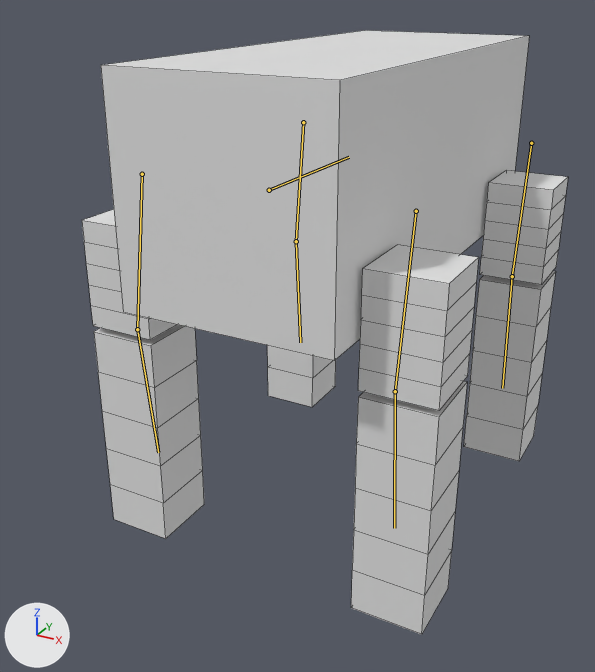
An edit to the FBX model Assets/import/raw 3d/doggy_Unity.fbx, drawn before and after from the same camera.
One viewpoint serves both versions: a 50 mm camera at (0.888, -1.948, 1.363) aimed at (-0.075, -0.197, 0.487). Lighting does not change. The marker at lower left points along +X, +Y and +Z. Both versions are drawn at frame 1 of the action 'StandUp'; the numbers are the values there. The bones that change are drawn over the model as lines. Mesh edges are drawn as thin lines.

The first picture shows 'cube dog'.
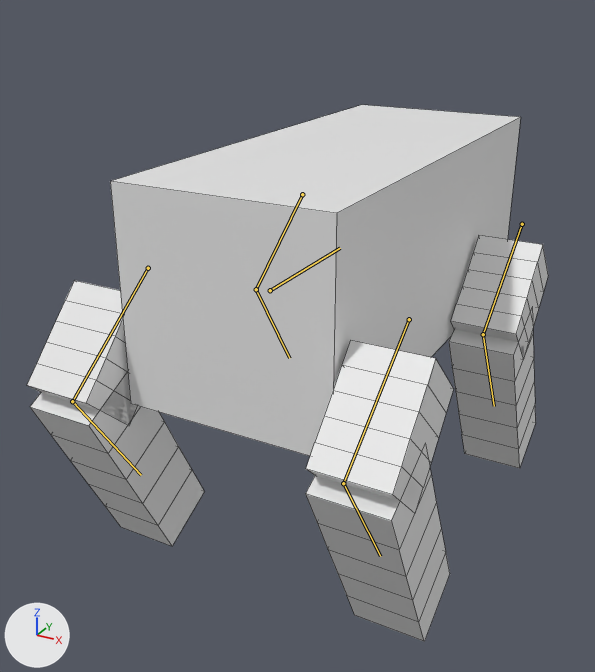
Where the change shows, as pixel boxes [x1, y1, x2, y2] in the pictures (595 x 672 px):
'cube dog', posed (7% wider, 11% shorter): before [82, 30, 568, 634]; after [27, 105, 548, 641]
bone 'spine2', root to tip: before (269, 190) to (349, 157); after (270, 290) to (340, 248)
bone 'frontLegUpper.l', root to tip: before (303, 122) to (296, 241); after (302, 194) to (256, 289)
bone 'frontLegLower.l', root to tip: before (296, 241) to (300, 342); after (256, 289) to (289, 358)
bone 'frontLegUpper.r', root to tip: before (531, 143) to (512, 276); after (522, 224) to (483, 334)
bone 'frontLegLower.r', root to tip: before (512, 276) to (502, 388); after (483, 334) to (494, 406)
bone 'bacjLegUpper.r', root to tip: before (416, 211) to (395, 391); after (409, 319) to (343, 483)
bone 'backLegLower.r', root to tip: before (395, 391) to (394, 528); after (343, 483) to (380, 556)
bone 'bacjLegUpper.l', root to tip: before (142, 174) to (137, 329); after (148, 268) to (72, 401)
bone 'backLegLower.l', root to tip: before (137, 329) to (158, 452); after (72, 401) to (141, 475)

Edits to the bpy script that builds the scene:
```text
Change bone_spine2:
    where bone_spine2 = bpy.data.objects['Armature'].pose.bones['spine2']
    bone_spine2.location: (0.0, 0.0, 0.0) -> (0.0, -0.003, -0.227)
Change bone_frontlegupper_l:
    where bone_frontlegupper_l = bpy.data.objects['Armature'].pose.bones['frontLegUpper.l']  # child of 'frontLegJoint.l'
    bone_frontlegupper_l.rotation_quaternion: (1.0, 0.0, 0.0, 0.0) -> (0.924, 0.382, 0.0, 0.0)  # degrees (0, 0, 0) -> degrees (45, 0, 0)
Change bone_frontleglower_l:
    where bone_frontleglower_l = bpy.data.objects['Armature'].pose.bones['frontLegLower.l']  # child of 'frontLegUpper.l'
    bone_frontleglower_l.rotation_quaternion: (1.0, 0.0, 0.0, 0.0) -> (0.805, 0.594, 0.0, 0.0)  # degrees (0, 0, 0) -> degrees (73, 0, 0)
Change bone_frontlegupper_r:
    where bone_frontlegupper_r = bpy.data.objects['Armature'].pose.bones['frontLegUpper.r']  # child of 'frontLegJoint.r'
    bone_frontlegupper_r.rotation_quaternion: (1.0, 0.0, 0.0, 0.0) -> (0.924, 0.382, 0.0, 0.0)  # degrees (0, 0, 0) -> degrees (45, 0, 0)
Change bone_frontleglower_r:
    where bone_frontleglower_r = bpy.data.objects['Armature'].pose.bones['frontLegLower.r']  # child of 'frontLegUpper.r'
    bone_frontleglower_r.rotation_quaternion: (1.0, 0.0, 0.0, 0.0) -> (0.805, 0.594, 0.0, 0.0)  # degrees (0, 0, 0) -> degrees (73, 0, 0)
Change bone_bacjlegupper_r:
    where bone_bacjlegupper_r = bpy.data.objects['Armature'].pose.bones['bacjLegUpper.r']  # child of 'backLegsJoint.r'
    bone_bacjlegupper_r.rotation_quaternion: (1.0, 0.0, 0.0, 0.0) -> (0.929, -0.37, 0.0, 0.0)  # degrees (0, 0, 0) -> degrees (-43, 0, 0)
Change bone_backleglower_r:
    where bone_backleglower_r = bpy.data.objects['Armature'].pose.bones['backLegLower.r']  # child of 'bacjLegUpper.r'
    bone_backleglower_r.rotation_quaternion: (1.0, 0.0, 0.0, 0.0) -> (0.818, 0.576, 0.0, 0.0)  # degrees (0, 0, 0) -> degrees (70, 0, 0)
Change bone_bacjlegupper_l:
    where bone_bacjlegupper_l = bpy.data.objects['Armature'].pose.bones['bacjLegUpper.l']  # child of 'backLegsJoint.l'
    bone_bacjlegupper_l.rotation_quaternion: (1.0, 0.0, 0.0, 0.0) -> (0.929, -0.37, 0.0, 0.0)  # degrees (0, 0, 0) -> degrees (-43, 0, 0)
Change bone_backleglower_l:
    where bone_backleglower_l = bpy.data.objects['Armature'].pose.bones['backLegLower.l']  # child of 'bacjLegUpper.l'
    bone_backleglower_l.rotation_quaternion: (1.0, 0.0, 0.0, 0.0) -> (0.818, 0.576, 0.0, 0.0)  # degrees (0, 0, 0) -> degrees (70, 0, 0)
```
